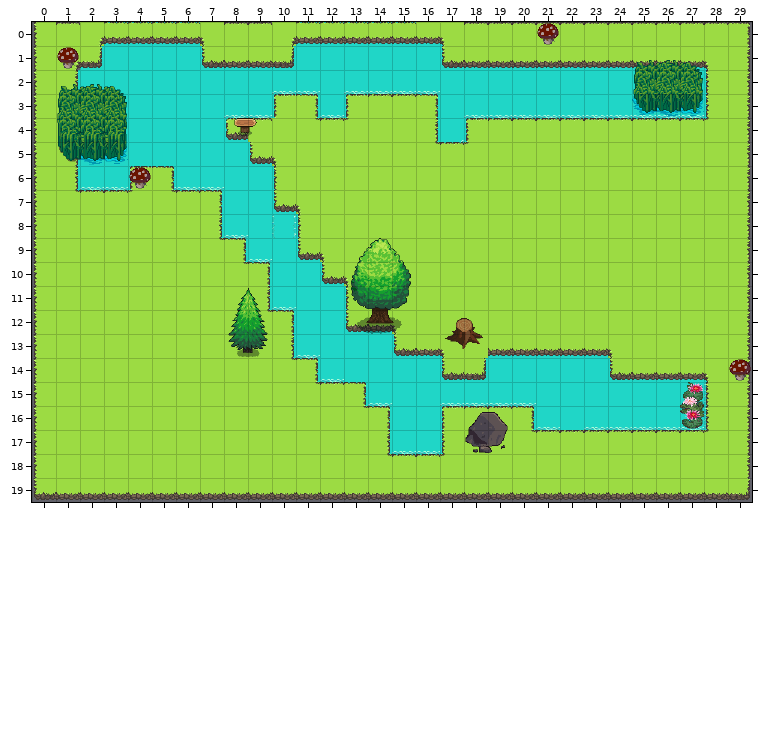
Tiled map: assets/TEAM5ENG1map.tmx. Above: the version before the commit.
Cells are 32x32 px. Shown: x 0..29, y 0..19. Not drawn, because the pictures are missing: unchanged layer "Paths".
Once edited:
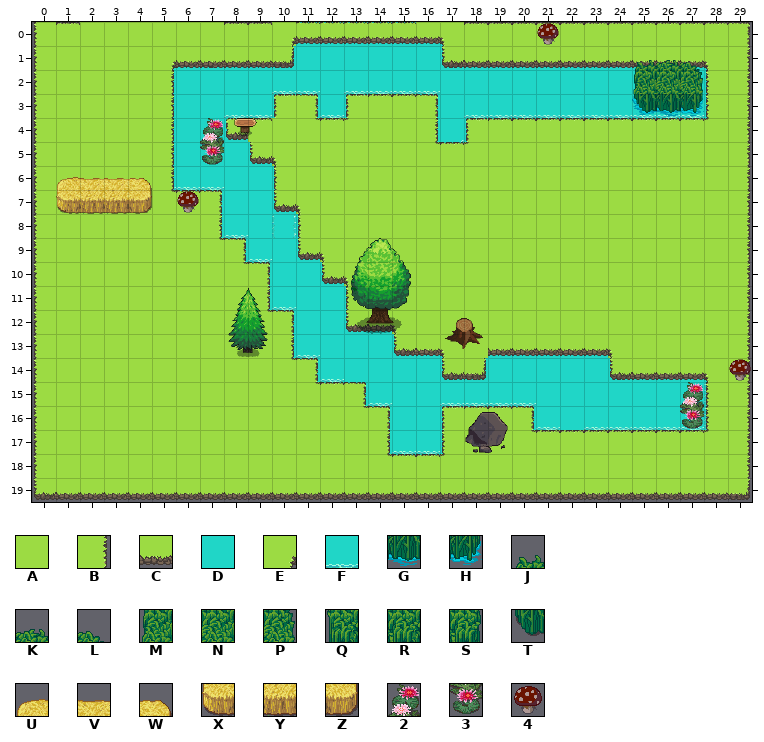
Key: from "BasicAssets": A 20, B 21, C 35, D 57, E 94, F 117; from "SomethingMore": G 489, H 490, J 521, K 522, L 523, M 553, N 554, P 555, Q 585, R 586, S 587, T 617, U 896, V 897, W 898, X 960, Y 961, Z 962, 2 967, 3 999, 4 1018.
_ is an empty cell, # one hidden under a higher layer.
Author's note on the commit: map revisions and event menu
From old to new:
Layer "Greenery":
y 5: x 1..3 DDD -> ___
y 6: x 1..4 DFFD -> ____
y 7: x 1..4 DDDA -> ##__
Layer "Tile Layer 6":
y 0: x 2..7 ______ -> AAAAAA
y 1: x 1..7 4______ -> AAAAECC
y 2: x 1..5 JKL__ -> AAAAB
y 3: x 1..5 MNP__ -> AAAAB
y 4: x 1..5 QRS__ -> AAAAB; x 7 _ -> 2
y 5: x 1..5 TGH__ -> AAAAB; x 7 _ -> 3
y 6: x 1..5 ___4_ -> AAAAB
y 7: x 1..4 ____ -> AAAA
Layer "Tile Layer 7":
y 6: x 1..4 ____ -> UVVW
y 7: x 1..4 ____ -> XYYZ; x 6 _ -> 4
Where, in picture pixels (left, top, right, bottom), the same in both pictures:
changed: (56, 22, 224, 214)
